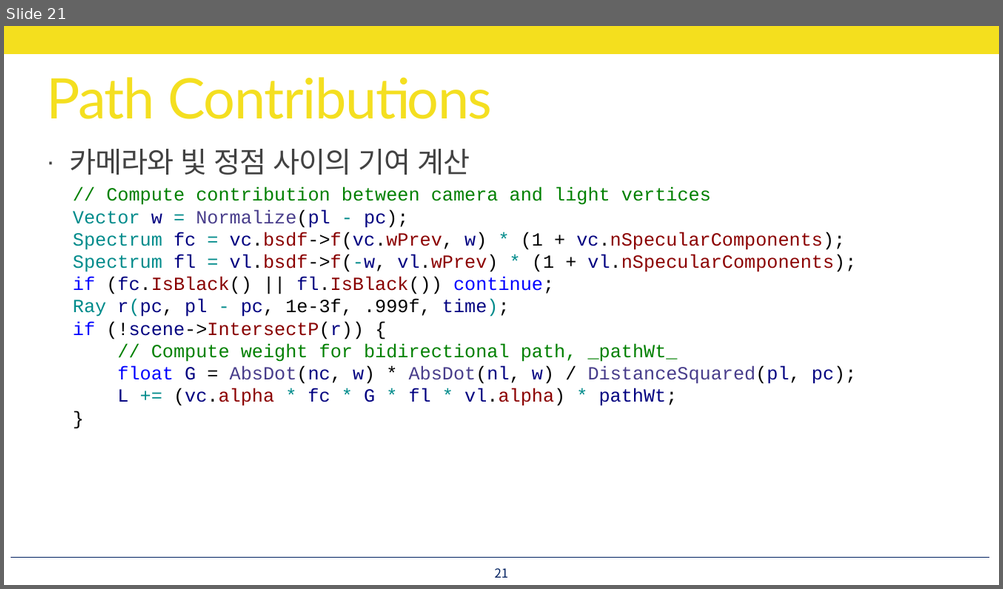
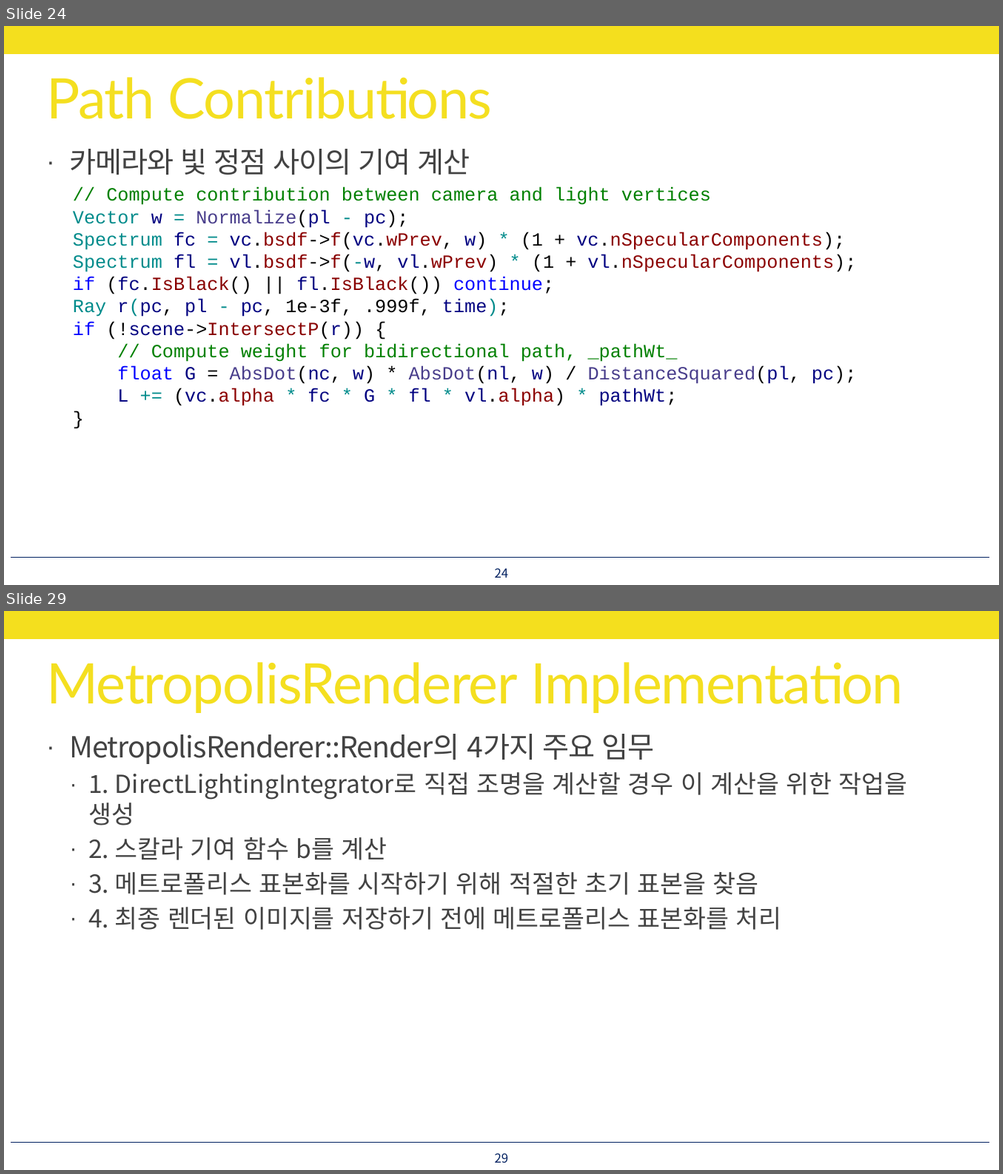
Before and after one commit to utilForever/PBRStudy, a slide deck: Physically Based Rendering - Chapter 15, Part 8.pptx. Shown one above the other, each under a label of ours: slide 21 before the commit, slides 24 and 29 after it; the slides between them are not shown. The pictures are 1003x589 and 1003x1174 pixels, drawn with LibreOffice and Linux fonts; fonts in the diff are those of the drawing. Boxes give left, top, right and bottom in pixels: in the first picture for what was removed or moved away, otherwise in the second. Text is boxed around its words. In the diff, an @@ line names an element or a change of style, - is before the commit and + after.

```diff
--- a/Physically Based Rendering - Chapter 15, Part 8.pptx
+++ b/Physically Based Rendering - Chapter 15, Part 8.pptx
@@ slide 29 added at (4,611,999,1170), background #FFFFFF; not listed: 2 template elements that a slide beside it also shows @@
@@ title added at (46,662,903,713), 54 pt, text #F4DF1E @@
+MetropolisRenderer Implementation
@@ text added at (70,734,908,930), 24 pt, text #404040 @@
+· MetropolisRenderer::Render의 4가지 주요 임무
+  · 1. DirectLightingIntegrator로 직접 조명을 계산할 경우 이 계산을 위한 작업을 생성
+  · 2. 스칼라 기여 함수 b를 계산
+  · 3. 메트로폴리스 표본화를 시작하기 위해 적절한 초기 표본을 찾음
+  · 4. 최종 렌더된 이미지를 저장하기 전에 메트로폴리스 표본화를 처리
@@ page number added at (495,1153,509,1163), 12 pt, text #002060 @@
+29
@@ what was slide 21 is now slide 24 @@
@@ page number at (495,568,509,578): text changed @@
-21
+24
```
Also in this commit, not shown: 2 slides changed, 24 other slides added.
